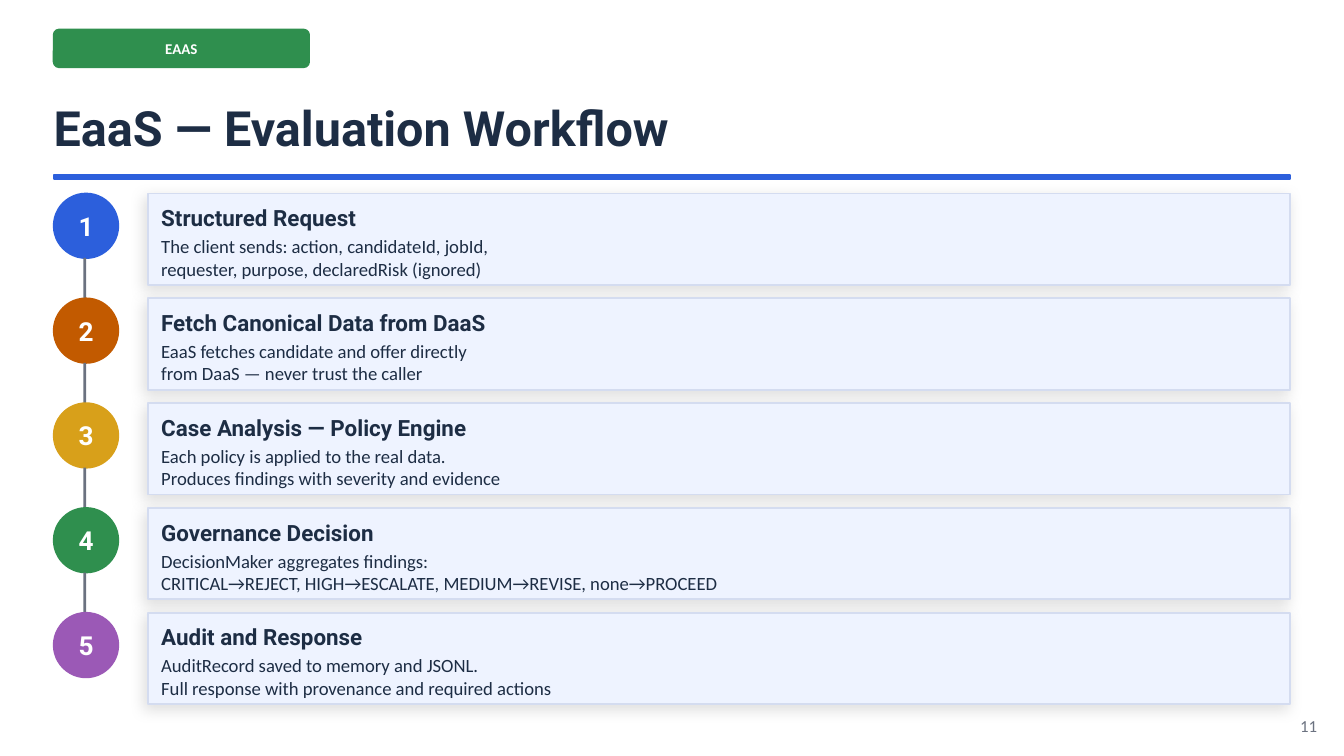
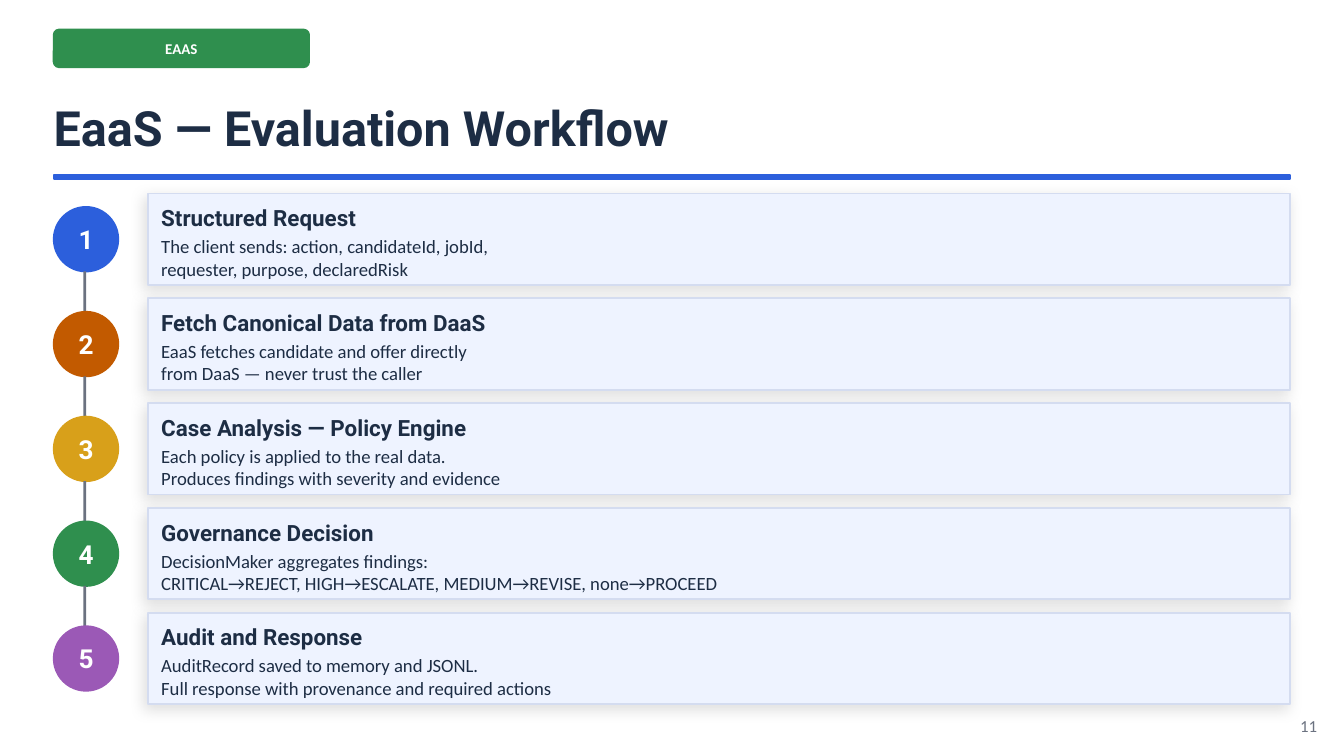
Before and after one commit to ediscota/SOSE-Homework, a slide deck: slide 10 of slides/SoSE-Employment-DaaS-EaaS.pptx (slide 11 before the commit). Drawn at 1344x756 pixels with LibreOffice and Linux fonts; fonts in the diff are those of the drawing. Boxes give left, top, right and bottom in pixels: in the first picture for what was removed or moved away, otherwise in the second. Text is boxed around its words. In the diff, an @@ line names an element or a change of style, - is before the commit and + after.

```diff
--- a/slides/SoSE-Employment-DaaS-EaaS.pptx
+++ b/slides/SoSE-Employment-DaaS-EaaS.pptx
@@ text at [161, 263, 408, 279]: text changed @@
-requester, purpose, declaredRisk (ignored)
+requester, purpose, declaredRisk
@@ 5 texts, 5 ellipses, 4 lines: place and size @@
-5 texts, 5 ellipses, 4 lines at [54, 194, 118, 677]
+5 texts, 5 ellipses, 4 lines at [54, 207, 118, 691]
```
Also in this commit, not shown: 13 other slides changed, 1 slide removed, 1 other file.
